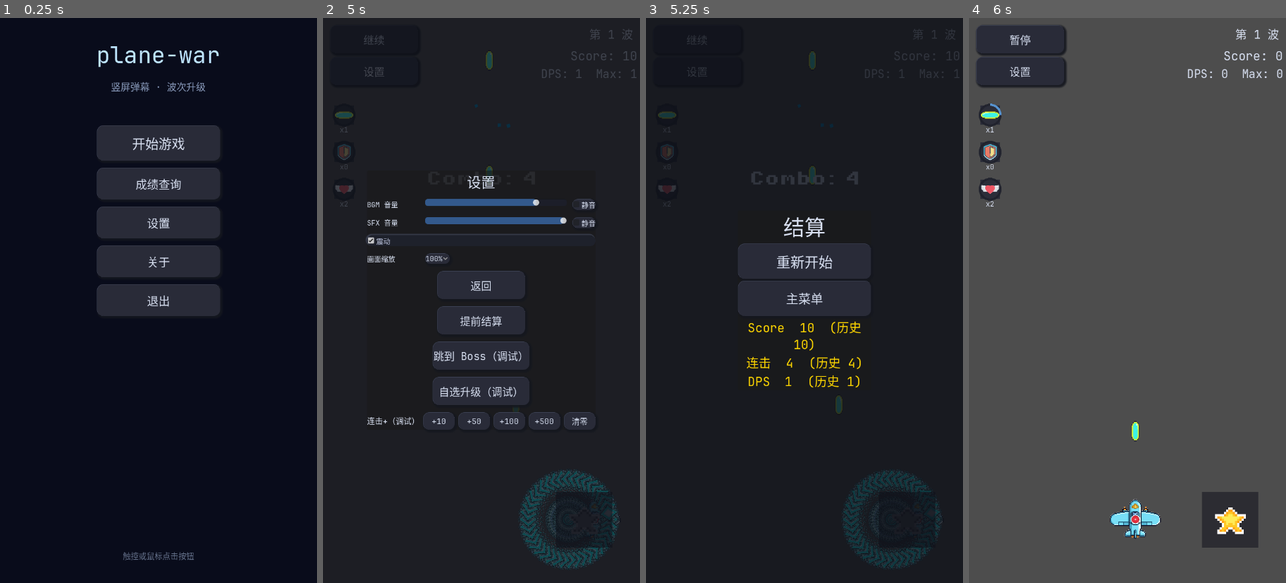
Above: before the commit, frames 1-4 (left to right).
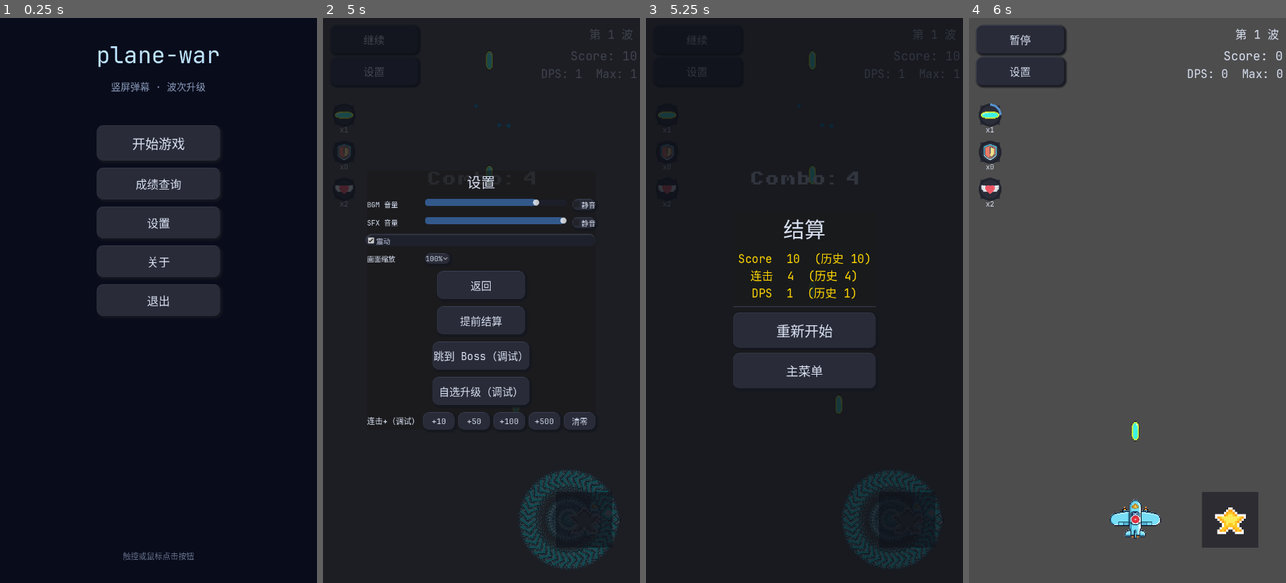
Above: after the commit, the same moments.

Repository: qingzhixing/plane-war
Game: Godot game, scene res://scenes/MainMenu.tscn
Same seed, same stepped clock (60 frames per second), same inputs: the game is played once before the commit and once after it. Sound files missing from this copy of the repository are replaced by a short silence.
Inputs (mouse positions are in pixels of both pictures, inside the frame that each line leads up to):
- Up to frame 1 (0.25 s): no input
- Up to frame 2 (5 s): click "开始游戏" at 0.5 s; click "暂停" at 1.25 s; click "继续" at 2 s; tap Enter at 2.75 s; move the mouse to (551, 272) at 2.77 s; hold D 2.78-3.5 s; tap P at 2.85 s; click (551, 272) at 2.92 s; tap Space at 3.02 s; drag from (418, 328) to (595, 520) at 3.52 s; click "设置" at 4.25 s
- Up to frame 3 (5.25 s): click "提前结算" at 5 s
- Up to frame 4 (6 s): click "重新开始" at 5.75 s

Frames 1-2 are identical in both runs. In frame 3, 10% of the frame differs, in the area x 27-73%, y 35-66%; in frame 4, nothing differs.

Commit message:
🎨 UI: 修正 UpgradeUI 溢出与居中，拆分结算面板为独立标签节点
- upgrade_ui.gd: 卡片宽度改为 min(vpr.x*0.72, 900)/3，避免铺满全屏
- game_over.gd: 拆分 SummaryLabel → DeathLabel/StatsLabel/Divider/BuildTitle/BuildLabel，各栏独立节点；_update_card_width 改为设置 VBox min_width(viewport*0.45)
- Main.tscn: 同步新增对应节点，移除旧 SummaryLabel，按钮移至构筑栏后方，VBox separation=12

Co-Authored-By: Claude Sonnet 4.6 <noreply@anthropic.com>

Diff:
--- a/scenes/Main.tscn
+++ b/scenes/Main.tscn
@@ -327,7 +327,7 @@
 unique_name_in_owner = true
 layout_mode = 2
 mouse_filter = 2
-alignment = 1
+theme_override_constants/separation = 12
 
 [node name="Label" type="Label" parent="GameOver/Root/Center/SummaryCard/VBox" unique_id=121312298]
 unique_name_in_owner = true
@@ -336,6 +336,45 @@
 text = "结算"
 horizontal_alignment = 1
 
+[node name="DeathLabel" type="Label" parent="GameOver/Root/Center/SummaryCard/VBox" unique_id=100000023]
+visible = false
+layout_mode = 2
+theme_override_colors/font_color = Color(1, 0.33, 0.33, 1)
+theme_override_font_sizes/font_size = 28
+text = "— You Dead —"
+horizontal_alignment = 1
+
+[node name="StatsLabel" type="RichTextLabel" parent="GameOver/Root/Center/SummaryCard/VBox" unique_id=100000024]
+layout_mode = 2
+theme_override_font_sizes/normal_font_size = 26
+bbcode_enabled = true
+text = "[center]Score  9999  [color=#666688](历史 12345)[/color][/center]
+[center]连击  128  [color=#666688](历史 256)[/color][/center]
+[center]DPS  999  [color=#666688](历史 1234)[/color][/center]"
+fit_content = true
+
+[node name="Divider" type="ColorRect" parent="GameOver/Root/Center/SummaryCard/VBox" unique_id=100000025]
+custom_minimum_size = Vector2(0, 2)
+layout_mode = 2
+mouse_filter = 2
+color = Color(0.2, 0.22, 0.3, 1)
+
+[node name="BuildTitle" type="Label" parent="GameOver/Root/Center/SummaryCard/VBox" unique_id=100000026]
+visible = false
+layout_mode = 2
+theme_override_colors/font_color = Color(0.47, 0.53, 0.67, 1)
+theme_override_font_sizes/font_size = 22
+text = "本局构筑"
+horizontal_alignment = 1
+
+[node name="BuildLabel" type="RichTextLabel" parent="GameOver/Root/Center/SummaryCard/VBox" unique_id=100000027]
+visible = false
+layout_mode = 2
+theme_override_font_sizes/normal_font_size = 22
+bbcode_enabled = true
+text = "[center][color=#bbccee]速射机炮   高爆弹头   双联机炮[/color][/center]"
+fit_content = true
+
 [node name="RestartButton" type="Button" parent="GameOver/Root/Center/SummaryCard/VBox" unique_id=676963160]
 unique_name_in_owner = true
 custom_minimum_size = Vector2(260, 80)
@@ -350,15 +389,7 @@
 theme_override_font_sizes/font_size = 28
 text = "主菜单"
 
-[node name="SummaryLabel" type="RichTextLabel" parent="GameOver/Root/Center/SummaryCard/VBox" unique_id=100000022]
-layout_mode = 2
-theme_override_font_sizes/normal_font_size = 28
-bbcode_enabled = true
-text = "[center][color=#ff5555]— You Dead —[/color][/center]\n[center]Score  9999  [color=#666688](历史 12345)[/color][/center]\n[center]连击  128  [color=#666688](历史 256)[/color][/center]\n[center]DPS  999  [color=#666688](历史 1234)[/color][/center]\n[center][color=#334455]─────────────────[/color][/center]\n[center][color=#7788aa][font_size=22]本局构筑[/font_size][/color][/center]\n[center][font_size=22][color=#bbccee]速射机炮   高爆弹头   双联机炮[/color][/font_size][/center]"
-fit_content = true
-
 [node name="UpgradeUI" parent="." unique_id=1043995664 instance=ExtResource("24_upgrade_ui_scene")]
-visible = false
 
 [node name="SettingsUI" parent="." unique_id=317848371 instance=ExtResource("25_settings_ui_scene")]
 visible = false
--- a/scripts/game_over.gd
+++ b/scripts/game_over.gd
@@ -4,7 +4,11 @@
 
 var _main: Node = null
 
-@onready var _label: RichTextLabel = $Root/Center/SummaryCard/VBox/SummaryLabel
+@onready var _vbox: VBoxContainer = $Root/Center/SummaryCard/VBox
+@onready var _death_label: Label = $Root/Center/SummaryCard/VBox/DeathLabel
+@onready var _stats_label: RichTextLabel = $Root/Center/SummaryCard/VBox/StatsLabel
+@onready var _build_title: Label = $Root/Center/SummaryCard/VBox/BuildTitle
+@onready var _build_label: RichTextLabel = $Root/Center/SummaryCard/VBox/BuildLabel
 @onready var _restart_btn: Button = $Root/Center/SummaryCard/VBox/RestartButton
 @onready var _main_menu_btn: Button = $Root/Center/SummaryCard/VBox/MainMenuButton
 
@@ -17,53 +21,56 @@
 		_restart_btn.pressed.connect(_on_restart_pressed)
 	if _main_menu_btn != null:
 		_main_menu_btn.pressed.connect(_on_main_menu_pressed)
-	_update_label_size()
-	get_viewport().size_changed.connect(_update_label_size)
+	_update_card_width()
+	get_viewport().size_changed.connect(_update_card_width)
 
 
-func _update_label_size() -> void:
-	if _label == null:
+func _update_card_width() -> void:
+	if _vbox == null:
 		return
-	_label.custom_minimum_size.x = max(300.0, get_viewport().get_visible_rect().size.x * 0.42)
+	_vbox.custom_minimum_size.x = max(320.0, get_viewport().get_visible_rect().size.x * 0.45)
 
 
 func show_game_over() -> void:
-	if _label != null and _main != null:
+	if _main != null:
 		var diff := {}
 		if _main.has_method("finalize_battle_records"):
 			diff = _main.finalize_battle_records()
-		var lines: Array[String] = []
 
-		if _main.has_method("get_lives_remaining") and _main.get_lives_remaining() <= 0:
-			lines.append("[center][color=#ff5555]— You Dead —[/color][/center]")
+		if _death_label != null:
+			_death_label.visible = _main.has_method("get_lives_remaining") and _main.get_lives_remaining() <= 0
 
-		if _main.has_method("get_score"):
-			var s: int = _main.get_score()
-			var best_s: int = _main.get_best_score() if _main.has_method("get_best_score") else s
-			var score_line := "[center]Score  %d  [color=#666688](历史 %d)[/color][/center]" % [s, best_s]
-			if "score" in diff and diff["score"].get("is_new", false):
-				score_line = "[center][color=#ffd700]Score  %d  (历史 %d)[/color][/center]" % [s, best_s]
-			lines.append(score_line)
+		if _stats_label != null:
+			var stat_lines: Array[String] = []
+			if _main.has_method("get_score"):
+				var s: int = _main.get_score()
+				var best_s: int = _main.get_best_score() if _main.has_method("get_best_score") else s
+				var line := "[center]Score  %d  [color=#666688](历史 %d)[/color][/center]" % [s, best_s]
+				if "score" in diff and diff["score"].get("is_new", false):
+					line = "[center][color=#ffd700]Score  %d  (历史 %d)[/color][/center]" % [s, best_s]
+				stat_lines.append(line)
+			if _main.has_method("get_max_combo"):
+				var mc: int = _main.get_max_combo()
+				var best_c: int = _main.get_best_combo() if _main.has_method("get_best_combo") else mc
+				var line := "[center]连击  %d  [color=#666688](历史 %d)[/color][/center]" % [mc, best_c]
+				if "combo" in diff and diff["combo"].get("is_new", false):
+					line = "[center][color=#ffd700]连击  %d  (历史 %d)[/color][/center]" % [mc, best_c]
+				stat_lines.append(line)
+			if _main.has_method("get_max_dps"):
+				var md: float = _main.get_max_dps()
+				var best_d: float = _main.get_best_dps() if _main.has_method("get_best_dps") else md
+				var line := "[center]DPS  %.0f  [color=#666688](历史 %.0f)[/color][/center]" % [md, best_d]
+				if "dps" in diff and diff["dps"].get("is_new", false):
+					line = "[center][color=#ffd700]DPS  %.0f  (历史 %.0f)[/color][/center]" % [md, best_d]
+				stat_lines.append(line)
+			_stats_label.bbcode_enabled = true
+			_stats_label.bbcode_text = "\n".join(stat_lines) if not stat_lines.is_empty() else "[center]—[/center]"
 
-		if _main.has_method("get_max_combo"):
-			var mc: int = _main.get_max_combo()
-			var best_c: int = _main.get_best_combo() if _main.has_method("get_best_combo") else mc
-			var combo_line := "[center]连击  %d  [color=#666688](历史 %d)[/color][/center]" % [mc, best_c]
-			if "combo" in diff and diff["combo"].get("is_new", false):
-				combo_line = "[center][color=#ffd700]连击  %d  (历史 %d)[/color][/center]" % [mc, best_c]
-			lines.append(combo_line)
-
-		if _main.has_method("get_max_dps"):
-			var md: float = _main.get_max_dps()
-			var best_d: float = _main.get_best_dps() if _main.has_method("get_best_dps") else md
-			var dps_line := "[center]DPS  %.0f  [color=#666688](历史 %.0f)[/color][/center]" % [md, best_d]
-			if "dps" in diff and diff["dps"].get("is_new", false):
-				dps_line = "[center][color=#ffd700]DPS  %.0f  (历史 %.0f)[/color][/center]" % [md, best_d]
-			lines.append(dps_line)
-
+		var show_build := false
 		if _main.has_method("get_upgrade_counts"):
 			var counts: Dictionary = _main.get_upgrade_counts()
 			if not counts.is_empty():
+				show_build = true
 				var upgrade_ui := _main.get_node_or_null("UpgradeUI")
 				var name_map: Dictionary = {}
 				if upgrade_ui != null and "UPGRADES" in upgrade_ui:
@@ -74,18 +81,20 @@
 					var cnt: int = counts[uid]
 					var lbl: String = name_map.get(uid, uid)
 					parts.append("%s [color=#aaaacc]×%d[/color]" % [lbl, cnt] if cnt > 1 else lbl)
-				lines.append("[center][color=#334455]─────────────────[/color][/center]")
-				lines.append("[center][color=#7788aa][font_size=22]本局构筑[/font_size][/color][/center]")
+				var build_lines: Array[String] = []
 				var row_i: int = 0
 				while row_i < parts.size():
 					var row_slice := parts.slice(row_i, mini(row_i + 4, parts.size()))
-					lines.append("[center][font_size=22][color=#bbccee]%s[/color][/font_size][/center]" % "   ".join(row_slice))
+					build_lines.append("[center][color=#bbccee]%s[/color][/center]" % "   ".join(row_slice))
 					row_i += 4
+				if _build_label != null:
+					_build_label.bbcode_enabled = true
+					_build_label.bbcode_text = "\n".join(build_lines)
 
-		if lines.is_empty():
-			lines.append("[center]Battle Summary[/center]")
-		_label.bbcode_enabled = true
-		_label.bbcode_text = "\n".join(lines)
+		if _build_title != null:
+			_build_title.visible = show_build
+		if _build_label != null:
+			_build_label.visible = show_build
 
 	var root := get_node_or_null("Root")
 	if root is Control:
--- a/scripts/upgrade_ui.gd
+++ b/scripts/upgrade_ui.gd
@@ -68,10 +68,9 @@
 	if vp == null:
 		return
 	var vpr: Rect2 = vp.get_visible_rect()
-	var margin: float = 32.0
 	var gap: float = 16.0
-	var available_w: float = max(0.0, vpr.size.x - margin * 2.0 - gap * 2.0)
-	var card_w: float = max(120.0, available_w / 3.0)
+	var panel_w: float = min(vpr.size.x * 0.72, 900.0)
+	var card_w: float = max(120.0, (panel_w - gap * 2.0) / 3.0)
 	var card_h: float = max(100.0, vpr.size.y * 0.18)
 	for card in _cards:
 		var root := card["root"] as Control
